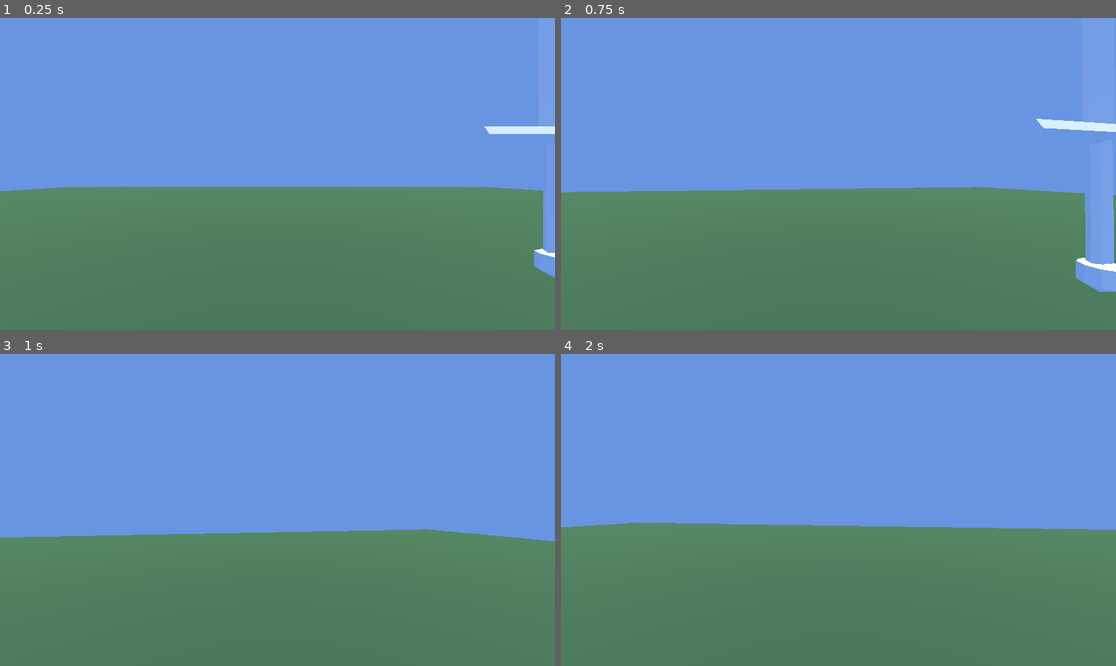
Above: before the commit, frames 1-4 (two rows, left to right).
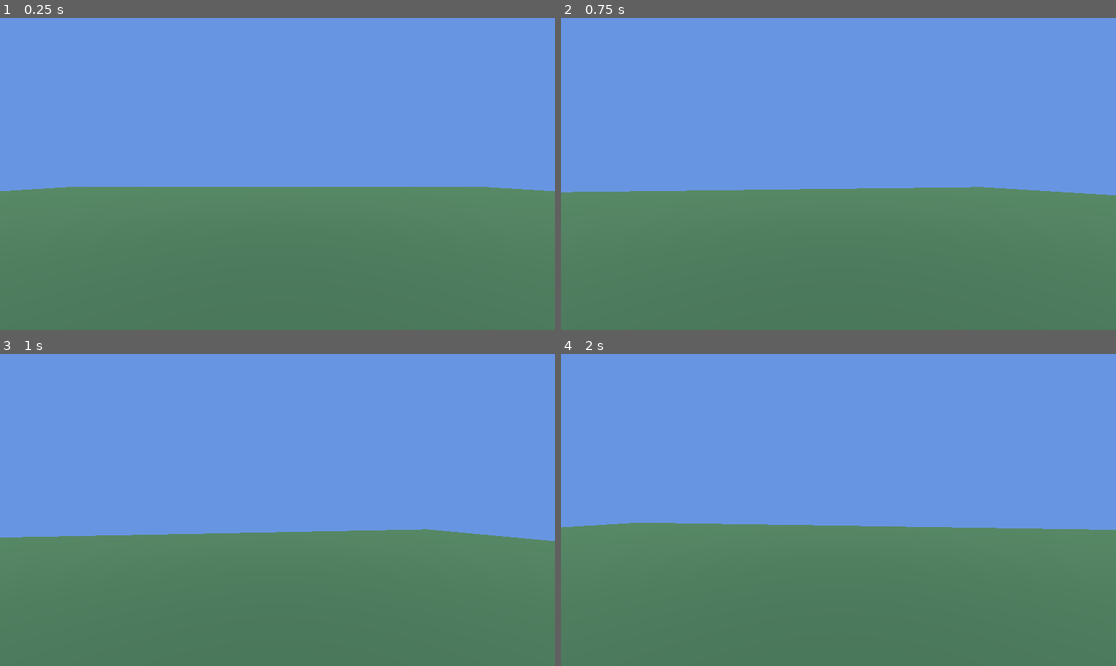
Above: after the commit, the same moments.

Repository: lamouu/Panopoly
Game: Godot game, scene res://scenes/world.tscn
Two runs of this game, one before a commit and one after it. Both use one fixed random seed, a clock stepped at 60 frames per second and the inputs below.
Inputs (mouse positions are in pixels of both pictures, inside the frame that each line leads up to):
- Up to frame 1 (0.25 s): no input
- Up to frame 2 (0.75 s): tap Enter at 0.5 s; move the mouse to (866, 174) at 0.52 s; hold W (up) from 0.53 s (still down)
- Up to frame 3 (1 s): keep holding W (up); tap Space (jump) at 0.77 s
- Up to frame 4 (2 s): keep holding W (up); move the mouse to (810, 510) at 1.27 s; tap Space (jump) at 1.52 s

The runs differ from the first frame. In frame 1, 1.0% of the frame differs, in the area x 87-100%, y 34-84%; in frame 2, 2.1%, in the area x 85-100%, y 32-88%; in frame 3, nothing differs; in frame 4, nothing differs.

Commit message:
organised files

Diff:
--- a/icon.svg
+++ /dev/null
@@ -1 +0,0 @@
-<svg xmlns="http://www.w3.org/2000/svg" width="128" height="128"><rect width="124" height="124" x="2" y="2" fill="#363d52" stroke="#212532" stroke-width="4" rx="14"/><g fill="#fff" transform="translate(12.322 12.322)scale(.101)"><path d="M105 673v33q407 354 814 0v-33z"/><path fill="#478cbf" d="m105 673 152 14q12 1 15 14l4 67 132 10 8-61q2-11 15-15h162q13 4 15 15l8 61 132-10 4-67q3-13 15-14l152-14V427q30-39 56-81-35-59-83-108-43 20-82 47-40-37-88-64 7-51 8-102-59-28-123-42-26 43-46 89-49-7-98 0-20-46-46-89-64 14-123 42 1 51 8 102-48 27-88 64-39-27-82-47-48 49-83 108 26 42 56 81zm0 33v39c0 276 813 276 814 0v-39l-134 12-5 69q-2 10-14 13l-162 11q-12 0-16-11l-10-65H446l-10 65q-4 11-16 11l-162-11q-12-3-14-13l-5-69z"/><path d="M483 600c0 34 58 34 58 0v-86c0-34-58-34-58 0z"/><circle cx="725" cy="526" r="90"/><circle cx="299" cy="526" r="90"/></g><g fill="#414042" transform="translate(12.322 12.322)scale(.101)"><circle cx="307" cy="532" r="60"/><circle cx="717" cy="532" r="60"/></g></svg>
--- a/project.godot
+++ b/project.godot
@@ -13,7 +13,14 @@
 config/name="3drpg"
 run/main_scene="uid://bueot8ke22bgh"
 config/features=PackedStringArray("4.4", "Forward Plus")
-config/icon="res://icon.svg"
+
+[file_customization]
+
+folder_colors={
+"res://art/": "red",
+"res://scenes/": "orange",
+"res://scripts/": "yellow"
+}
 
 [input]
 
--- a/Objects/player.tscn
+++ b/scenes/player.tscn
@@ -1,6 +1,6 @@
 [gd_scene load_steps=4 format=3 uid="uid://cym4x58rxf7qy"]
 
-[ext_resource type="Script" uid="uid://bb030veembnn5" path="res://Scripts/player.gd" id="1_y0qk3"]
+[ext_resource type="Script" uid="uid://bb030veembnn5" path="res://scripts/player.gd" id="1_y0qk3"]
 
 [sub_resource type="CapsuleMesh" id="CapsuleMesh_ojbdc"]
 radius = 0.4
--- a/scenes/world.tscn
+++ b/scenes/world.tscn
@@ -1,8 +1,6 @@
-[gd_scene load_steps=8 format=3 uid="uid://bueot8ke22bgh"]
+[gd_scene load_steps=6 format=3 uid="uid://bueot8ke22bgh"]
 
-[ext_resource type="PackedScene" uid="uid://cof4p1iry4g4x" path="res://sword2.glb" id="1_5a7ea"]
-[ext_resource type="PackedScene" uid="uid://cym4x58rxf7qy" path="res://Objects/player.tscn" id="1_a02cp"]
-[ext_resource type="PackedScene" uid="uid://dwumyfc75in7b" path="res://sword.glb" id="2_go701"]
+[ext_resource type="PackedScene" uid="uid://cym4x58rxf7qy" path="res://scenes/player.tscn" id="1_a02cp"]
 
 [sub_resource type="BoxShape3D" id="BoxShape3D_go701"]
 size = Vector3(50, 1, 50)
@@ -31,9 +29,6 @@
 mesh = SubResource("QuadMesh_8j60k")
 skeleton = NodePath("../CollisionShape3D")
 
-[node name="sword2" parent="Floor" instance=ExtResource("1_5a7ea")]
-transform = Transform3D(1, 0, 0, 0, 1, 0, 0, 0, 1, 6.73475, 1.37721, -2.22153)
-
 [node name="Player" parent="." instance=ExtResource("1_a02cp")]
 transform = Transform3D(1, 0, 0, 0, 1, 0, 0, 0, 1, 0, 0.839126, 0)
 
@@ -42,6 +37,3 @@
 
 [node name="WorldEnvironment" type="WorldEnvironment" parent="."]
 environment = SubResource("Environment_a02cp")
-
-[node name="sword" parent="." instance=ExtResource("2_go701")]
-transform = Transform3D(1, 0, 0, 0, 1, 0, 0, 0, 1, 4.15241, 1.37721, -3.01715)
Renamed: sword.glb -> art/models/sword.glb
Not shown, changed: art/models/sword.glb.import
Renamed: sword2.glb -> art/models/sword2.glb
Not shown, changed: art/models/sword2.glb.import
Not shown, removed: icon.svg.import
